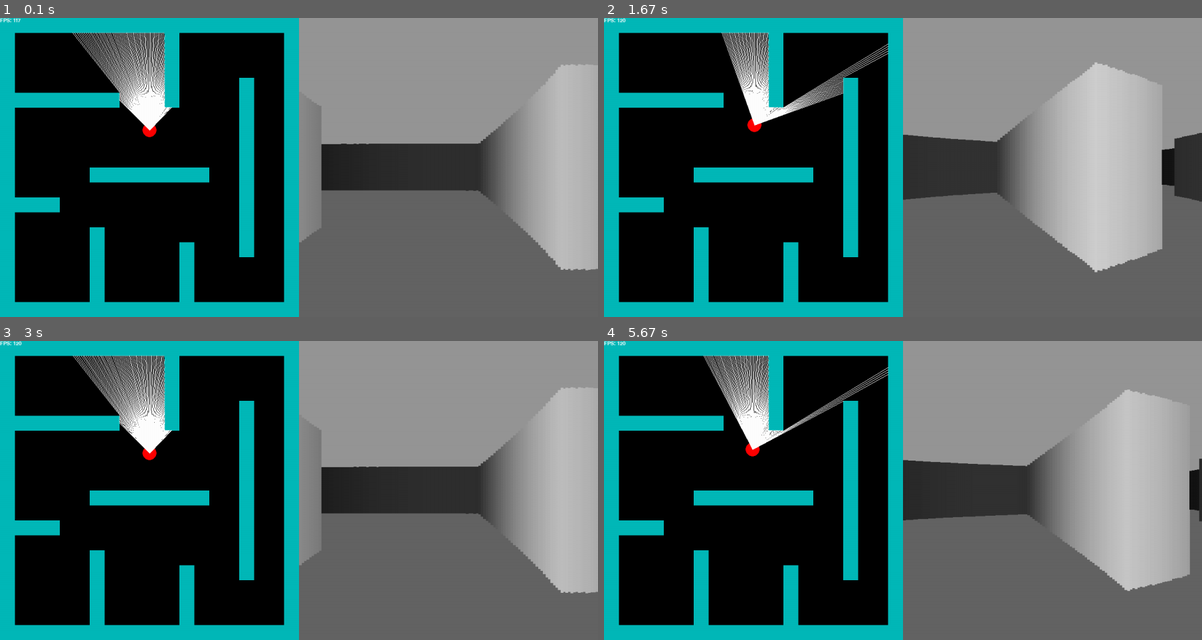
Above: before the commit, frames 1-4 (two rows, left to right).
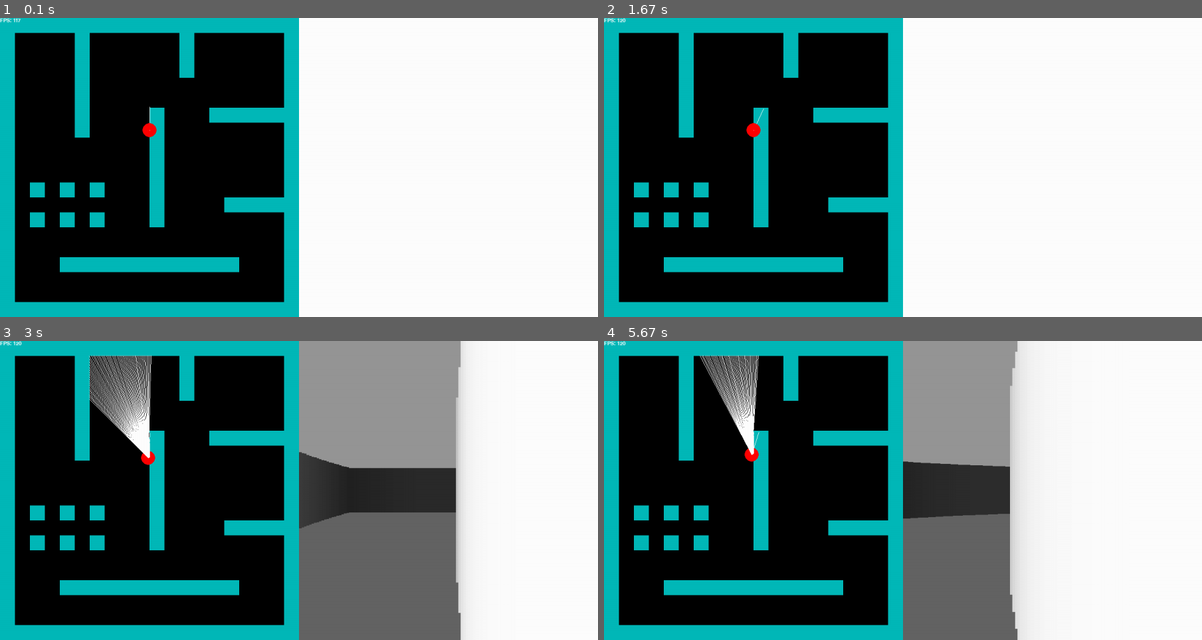
Above: after the commit, the same moments.

Repository: natyavidhan/pygame-raycaster-thingy
Game: pygame game, started from main.py
The game is run twice, just before and just after one commit, with the same random seed, the same clock (stepped at 60 frames per second) and the same inputs.
Inputs:
- Up to frame 1 (0.1 s): no input
- Up to frame 2 (1.67 s): hold D 0.33-0.8 s; hold W 0.83-1.13 s; hold D 1.17-1.63 s
- Up to frame 3 (3 s): hold A 1.67-2.2 s; hold S 2.23-2.53 s; hold A 2.57-2.97 s
- Up to frame 4 (5.67 s): hold W 3-3.37 s; hold D 3.4-4.03 s; hold S 4.07-4.43 s; hold A 4.47-4.93 s; hold D 4.97-5.43 s; hold W from 5.47 s (still down)

The runs differ from the first frame. In frame 1, 62% of the frame differs, in the area x 2-100%, y 0-100%; in frame 2, 62%; in frame 3, 37%; in frame 4, 44%.

Commit message:
fixed orientation

Diff:
--- a/main.py
+++ b/main.py
@@ -56,8 +56,9 @@
             for depth in range(self.max_depth//self.STEPS):
                 x = self.x - math.sin(start_angle) * (depth * self.STEPS)
                 y = self.y + math.cos(start_angle) * (depth * self.STEPS)
-                if pxData[int(y)][int(x)] == 1:
+                if pxData[int(x)][int(y)] == 1:
                     break
+            depth+= 0.0001 # to prevent division by zero
             pygame.draw.line(screen, (255, 255, 255), (self.x, self.y), (x, y), 1)
             start_angle += self.fov / self.casted_rays
 
@@ -83,7 +84,7 @@
                 pygame.draw.rect(
                     screen,
                     (0, 185, 185),
-                    (x * TILESIZE, y * TILESIZE, TILESIZE, TILESIZE),
+                    (y * TILESIZE, x * TILESIZE, TILESIZE, TILESIZE),
                 )
             x += 1
         x = 0
@@ -99,13 +100,13 @@
     if keys[pygame.K_w]:
         nextX = player.x + -math.sin(player.angle) * player.speed * delta_time
         nextY = player.y + math.cos(player.angle) * player.speed * delta_time
-        if pxData[int(nextY)][int(nextX)] == 0:
+        if pxData[int(nextX)][int(nextY)] == 0:
             player.x = nextX
             player.y = nextY
     if keys[pygame.K_s]:
         nextX = player.x + math.sin(player.angle) * player.speed * delta_time
         nextY = player.y + -math.cos(player.angle) * player.speed * delta_time
-        if pxData[int(nextY)][int(nextX)] == 0:
+        if pxData[int(nextX)][int(nextY)] == 0:
             player.x = nextX
             player.y = nextY
 
Binary file changed: map.png
